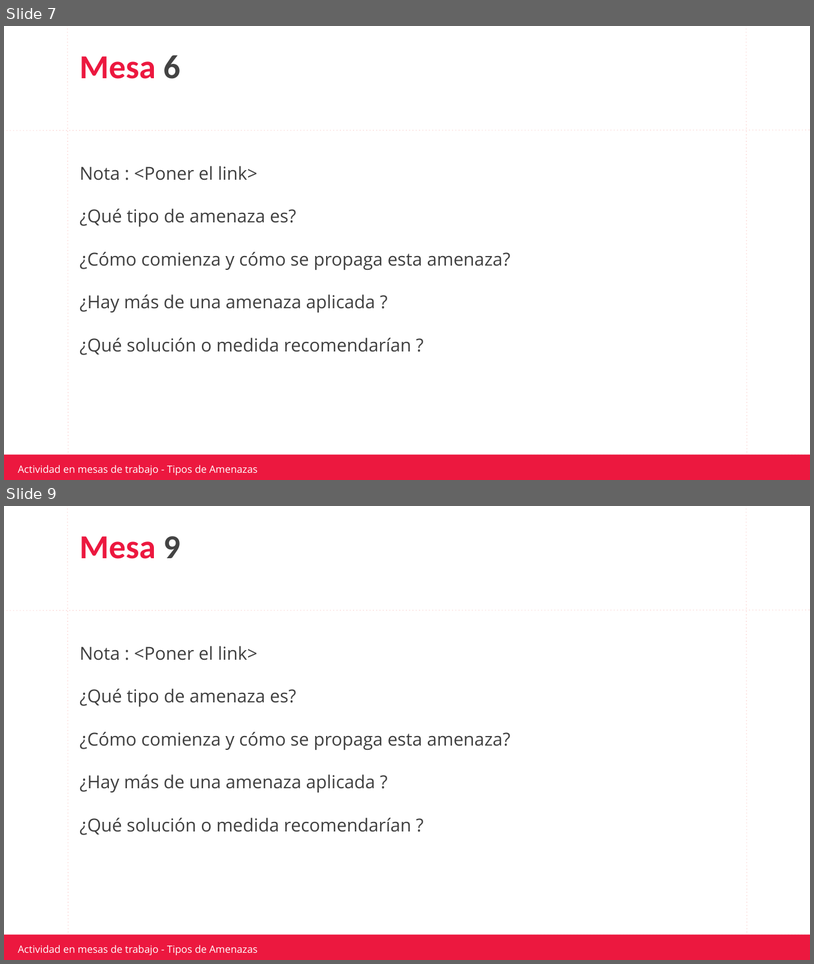
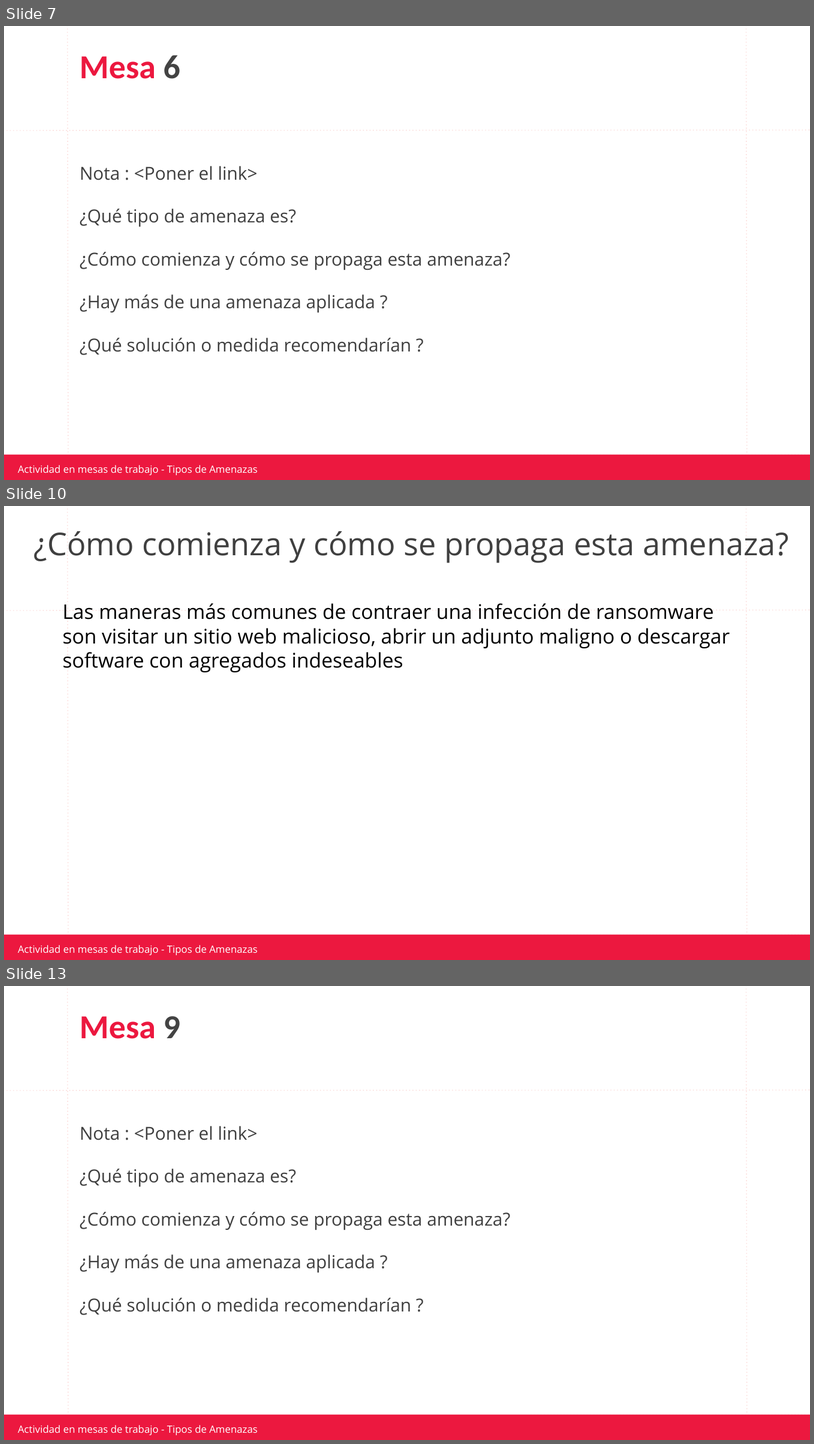
Before and after one commit to jpereyradh/Mochila_0921TDIIFN1C5LAED0921PT, a slide deck: Clase 24- Amenazas/Material/Actividad Tipos de amenazas.pptx. Shown one above the other, each under a label of ours: slides 7 and 9 before the commit, slides 7, 10 and 13 after it; the slides between them are not shown. The pictures are 814x964 and 814x1444 pixels, drawn with LibreOffice and Linux fonts; fonts in the diff are those of the drawing; background and template pictures are left out. Boxes give left, top, right and bottom in pixels: in the first picture for what was removed or moved away, otherwise in the second. Text is boxed around its words. In the diff, an @@ line names an element or a change of style, - is before the commit and + after.

Commit message:
se cambio una carpeta de lugar y se realizó la actividad de Amenazas

```diff
--- a/Clase 24- Amenazas/Material/Actividad Tipos de amenazas.pptx
+++ b/Clase 24- Amenazas/Material/Actividad Tipos de amenazas.pptx
@@ slide 10 added at bbox=[4, 506, 810, 960], background #FFFFFF; not listed: 6 template elements that a slide beside it also shows @@
@@ title added at bbox=[34, 531, 789, 563], 28 pt, text #3F3F3F @@
+¿Cómo comienza y cómo se propaga esta amenaza?
@@ text added at bbox=[63, 603, 730, 672], 18 pt, text #000000 @@
+Las maneras más comunes de contraer una infección de ransomware son visitar un sitio web malicioso, abrir un adjunto maligno o descargar software con agregados indeseables
@@ what was slide 9 is now slide 13 @@
```
Also in this commit, not shown: 2 slides changed, 3 other slides added, 3 other files.
